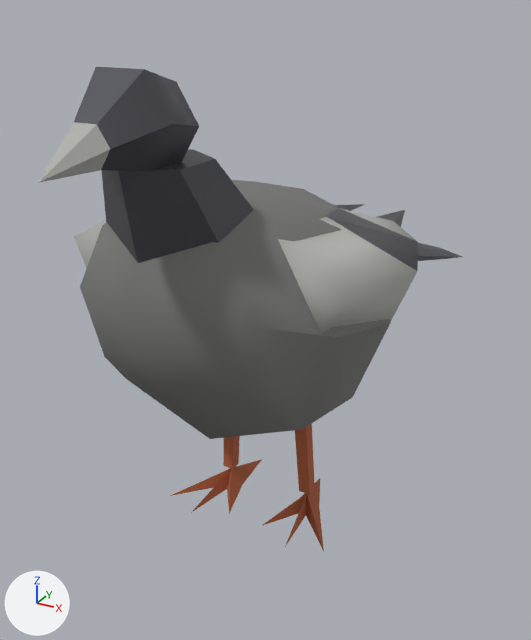
What one commit did to the Blender file arte/fuentes/personajes/paloma.blend.
Camera for both pictures: a 50 mm lens placed at (0.139, -0.251, 0.218), pointed at (-0.008, 0.015, 0.085). The axes (+X, +Y, +Z) are drawn at lower left. The lights are the same throughout. The older version comes first.

The scene before the commit, as lines of its bpy script (objects in view):
```python
ob_paloma_cuerpo = bpy.data.objects.new('paloma_cuerpo', me_paloma_cuerpo)
ob_paloma_cuerpo.parent = ob_paloma
ob_paloma_cuerpo.location = (0.0, 0.0, 0.0)
ob_pieza_ala_der = bpy.data.objects.new('pieza_ala_der', me_pieza_ala_der)
ob_pieza_ala_der.parent = ob_paloma
ob_pieza_ala_der.location = (-0.04, -0.04, 0.14)
ob_pieza_ala_izq = bpy.data.objects.new('pieza_ala_izq', me_pieza_ala_izq)
ob_pieza_ala_izq.parent = ob_paloma
ob_pieza_ala_izq.location = (0.04, -0.04, 0.14)
ob_pieza_cabeza = bpy.data.objects.new('pieza_cabeza', me_pieza_cabeza)
ob_pieza_cabeza.parent = ob_paloma
ob_pieza_cabeza.location = (0.0, -0.045, 0.135)
```
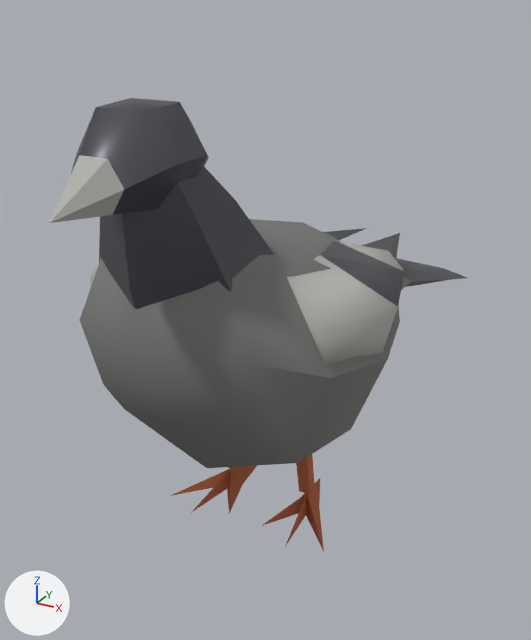
The change in detail:
me_paloma_cuerpo is used by ob_paloma_cuerpo; parent ob_paloma; location (0.0, 0.0, 0.0).
me_paloma_cuerpo had 91 vertices, 87 faces and spanned x -0.058..0.058, y -0.09..0.165, z 0.0..0.162.
me_paloma_cuerpo now has 91 vertices, 87 faces and spans x -0.058..0.058, y -0.09..0.172, z 0.0..0.15.
me_paloma_cuerpo part 1: 65 of 91 vertices moved; they spanned x -0.058..0.058, y -0.09..0.165, z 0.056..0.162 and now span x -0.058..0.058, y -0.09..0.172, z 0.041..0.15; mean shift (0.0, 0.0, -0.014); largest move (0.042, 0.165, 0.078) -> (0.045, 0.172, 0.063).
me_pieza_cabeza is used by ob_pieza_cabeza; parent ob_paloma; location (0.0, -0.045, 0.135).
me_pieza_cabeza had 38 vertices, 38 faces and spanned x -0.026..0.026, y -0.073..0.035, z -0.023..0.0649.
me_pieza_cabeza now has 50 vertices, 50 faces and spans x -0.0312..0.0312, y -0.071..0.041, z -0.024..0.0677.
me_pieza_cabeza part 2: the loose piece of 20 vertices spanning x -0.017..0.017, y -0.073..-0.009, z 0.0359..0.0649 is rebuilt with 26 vertices and now spans x -0.018..0.018, y -0.071..-0.004, z 0.0383..0.0677.
me_pieza_cabeza part 3: the loose piece of 18 vertices spanning x -0.026..0.026, y -0.042..0.035, z -0.023..0.037 is rebuilt with 24 vertices and now spans x -0.0312..0.0312, y -0.042..0.041, z -0.024..0.048.
me_pieza_ala_izq is used by ob_pieza_ala_izq; parent ob_paloma; location (0.04, -0.04, 0.14).
me_pieza_ala_izq had 13 vertices, 13 faces and spanned x -0.033..0.026, y -0.01..0.182, z -0.048..0.007.
me_pieza_ala_izq now has 13 vertices, 13 faces and spans x -0.033..0.021, y -0.01..0.18, z -0.043..0.008.
me_pieza_ala_izq part 4: 13 of 13 vertices moved; they spanned x -0.033..0.026, y -0.01..0.182, z -0.048..0.007 and now span x -0.033..0.021, y -0.01..0.18, z -0.043..0.008; mean shift (-0.001, -0.003, 0.002).
Object 'pieza_cabeza' (ob_pieza_cabeza) moves from (0.0, -0.045, 0.135) to (0.0, -0.045, 0.122).
Object 'pieza_ala_izq' (ob_pieza_ala_izq) moves from (0.04, -0.04, 0.14) to (0.04, -0.038, 0.125).
Object 'pieza_ala_der' (ob_pieza_ala_der) moves from (-0.04, -0.04, 0.14) to (-0.04, -0.038, 0.125).

Pixel boxes [x1, y1, x2, y2] of what changed, in the pictures (531 x 640 px; the box of a moved part takes in the faces that stretch with it):
'paloma_cuerpo', reshaped (10% shorter): before [80, 180, 462, 551]; after [80, 219, 467, 551]
'pieza_cabeza', reshaped, moved (8% taller): before [39, 67, 254, 263]; after [50, 98, 274, 309]
'pieza_ala_izq', reshaped, moved (16% narrower): before [278, 208, 418, 334]; after [287, 233, 405, 366]
'pieza_ala_der', moved (mostly hidden): before [74, 204, 365, 268]; after [89, 228, 366, 285]
part 1 of me_paloma_cuerpo, moved or reshaped: before [80, 180, 462, 487]; after [80, 219, 467, 487]
part 2 of me_pieza_cabeza, rebuilt (9% taller): before [39, 67, 199, 182]; after [50, 98, 209, 223]
part 3 of me_pieza_cabeza, rebuilt (14% wider, 25% taller): before [101, 149, 254, 263]; after [99, 166, 274, 309]
